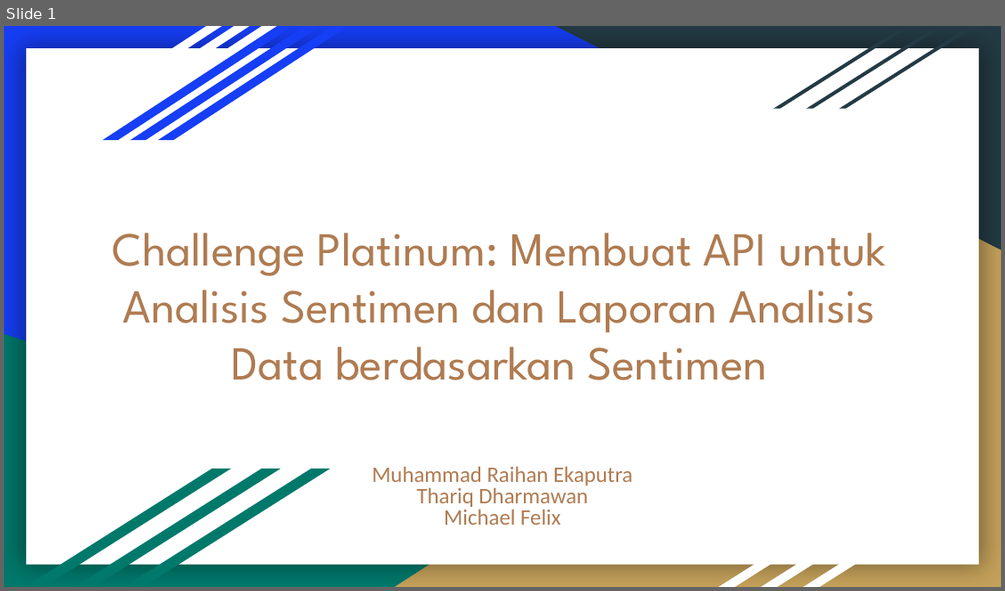
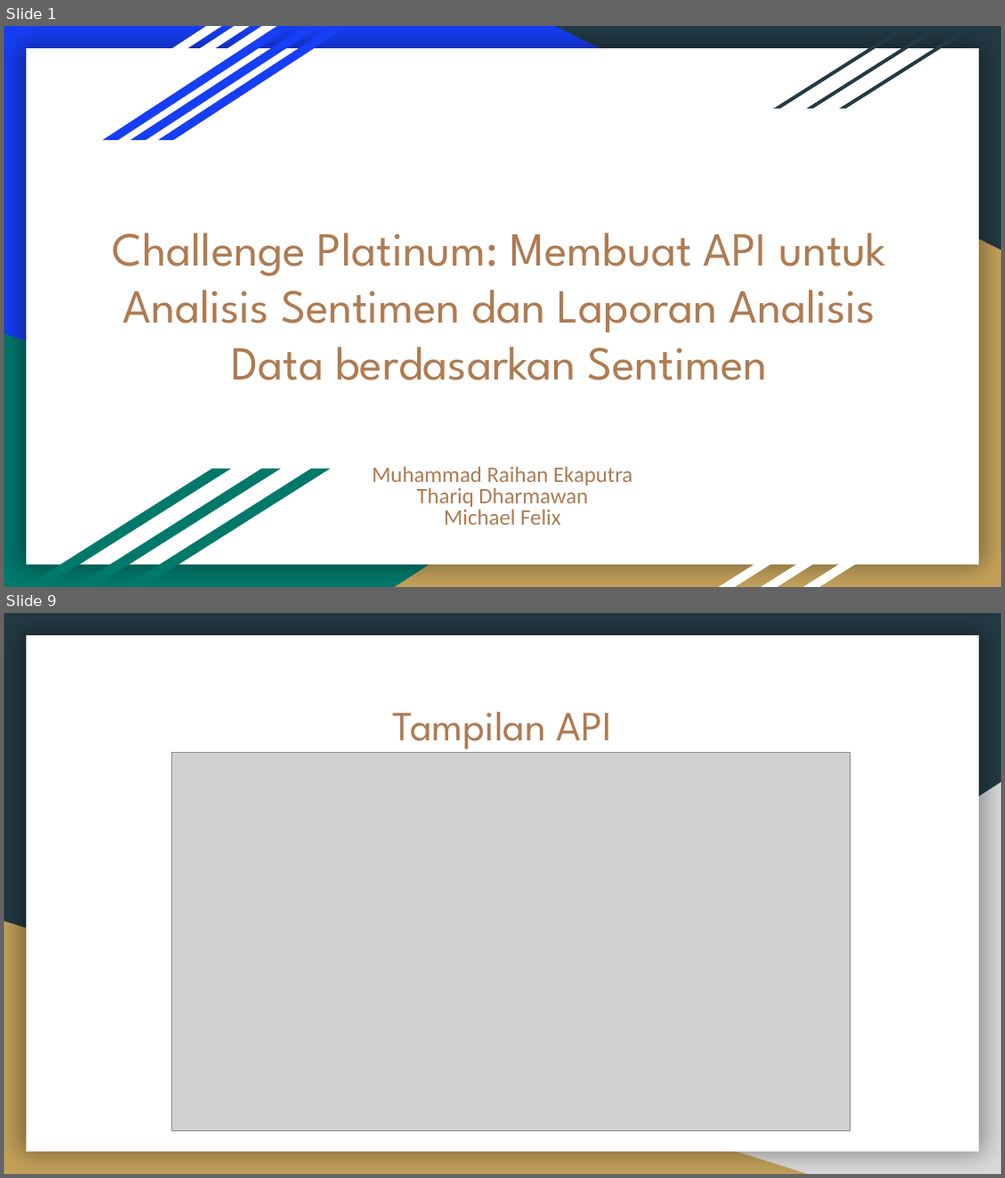
Before and after one commit to raihaneka50908/F_DSC2200908_08_Raihan_hate-speech_Platinum, a slide deck: Challenge Platinum_ Membuat API untuk Analisis Sentimen dan Laporan Analisis Data berdasarkan Sentimen.pptx. Shown one above the other, each under a label of ours: slide 1 before the commit, slides 1 and 9 after it; the slides between them are not shown. The pictures are 1005x591 and 1005x1178 pixels, drawn with LibreOffice and Linux fonts; fonts in the diff are those of the drawing; grey boxes stand for pictures. Boxes give left, top, right and bottom in pixels: in the first picture for what was removed or moved away, otherwise in the second. Text is boxed around its words. In the diff, an @@ line names an element or a change of style, - is before the commit and + after.

```diff
--- a/Challenge Platinum_ Membuat API untuk Analisis Sentimen dan Laporan Analisis Data berdasarkan Sentimen.pptx
+++ b/Challenge Platinum_ Membuat API untuk Analisis Sentimen dan Laporan Analisis Data berdasarkan Sentimen.pptx
@@ slide 9 added at [4,613,1001,1174], background #233A44; not listed: 1 template element that a slide beside it also shows @@
@@ title added at [393,712,612,753], 30 pt, text #AF7B51 @@
+Tampilan API
@@ picture added at [171,752,850,1130] @@
@@ right triangle added at [395,782,1001,1174], fill #D9D9D9 @@
@@ right triangle added at [4,921,808,1174], fill #C4A15A @@
```
Also in this commit, not shown: 2 slides changed, 6 other slides added, 5 slides removed.
